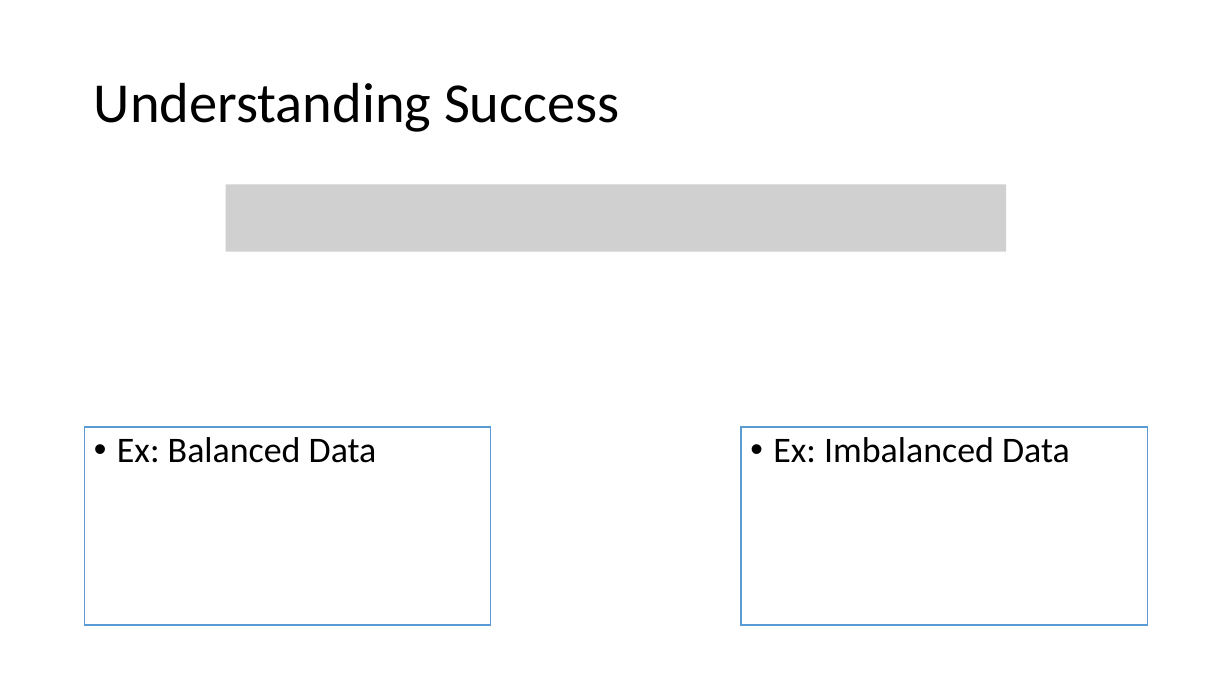
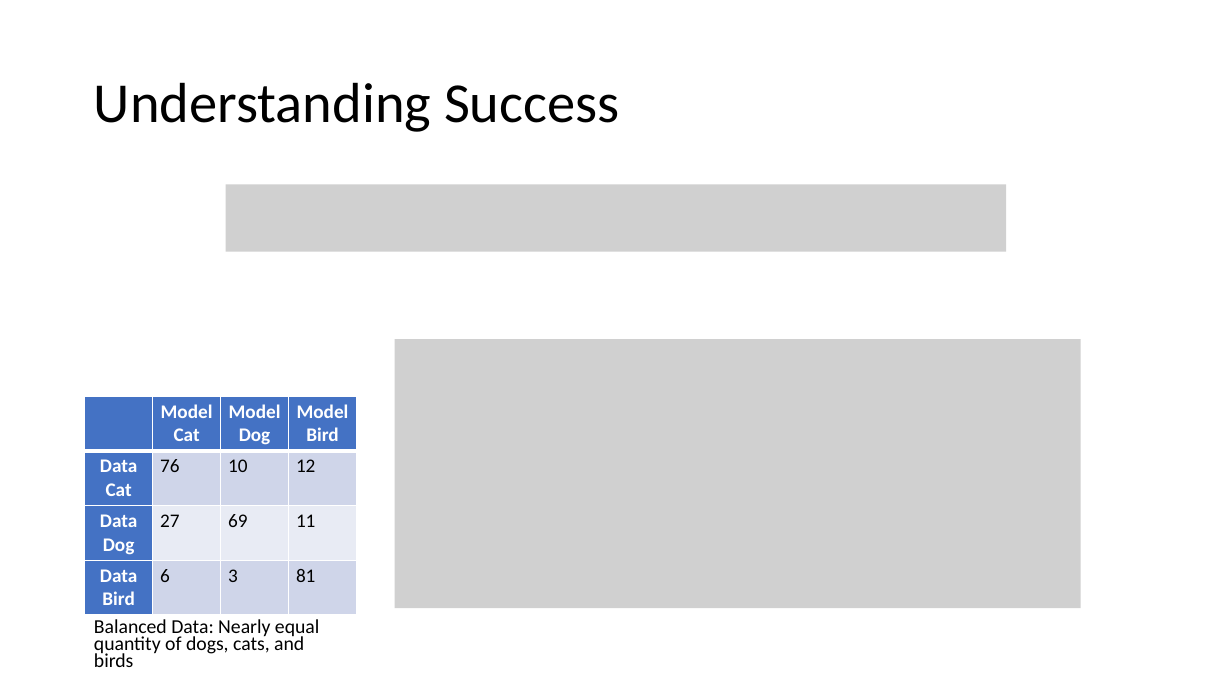
Before and after one commit to meenakshsundaram/AIML, a slide deck: slide 9 of DecisionTrees/DecisionTrees.pptx. Drawn at 1232x693 pixels with LibreOffice and Linux fonts; fonts in the diff are those of the drawing; grey boxes stand for pictures. Boxes give left, top, right and bottom in pixels: in the first picture for what was removed or moved away, otherwise in the second. Text is boxed around its words. In the diff, an @@ line names an element or a change of style, - is before the commit and + after.

Commit message:
Calculate precision for balanced and unbalanced data points

```diff
--- a/DecisionTrees/DecisionTrees.pptx
+++ b/DecisionTrees/DecisionTrees.pptx
@@ picture added at [395, 339, 1081, 608] @@
@@ table added at [85, 396, 359, 611], 4 rows, 4 columns @@
+ | Model Cat | Model Dog | Model Bird
+Data Cat | 76 | 10 | 12
+Data Dog | 27 | 69 | 11
+Data Bird | 6 | 3 | 81
@@ rectangle removed at [85, 427, 492, 625] @@
-• Ex: Balanced Data
@@ rectangle removed at [741, 427, 1148, 625] @@
-• Ex: Imbalanced Data
@@ text added at [94, 619, 320, 667], 15.4 pt, text #000000 @@
+Balanced Data: Nearly equal quantity of dogs, cats, and birds
```
Also in this commit, not shown: 1 other slide changed.
